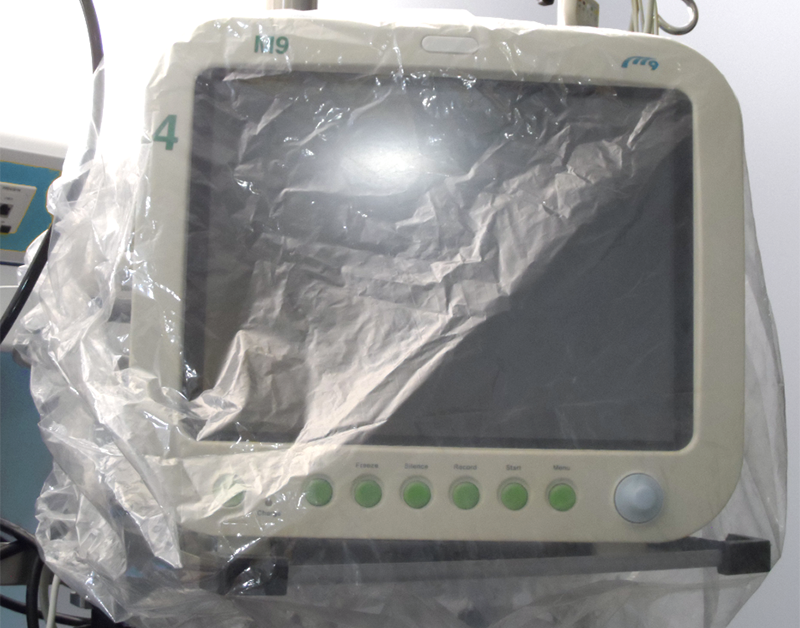
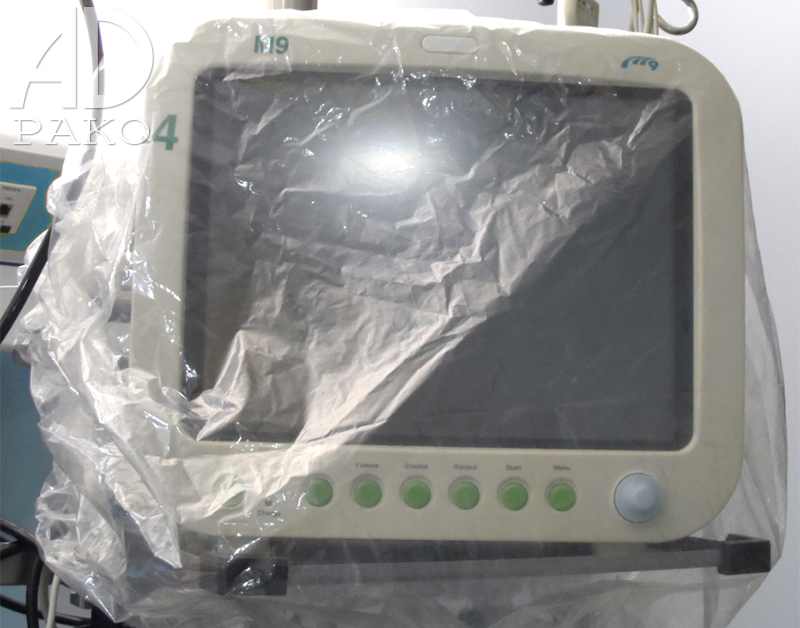
Comparing the layer stacks of the two (800, 628) images. Changes:
added layer "Warstwa 1" (50%) above "Warstwa 0" over [9, 6, 155, 146]
